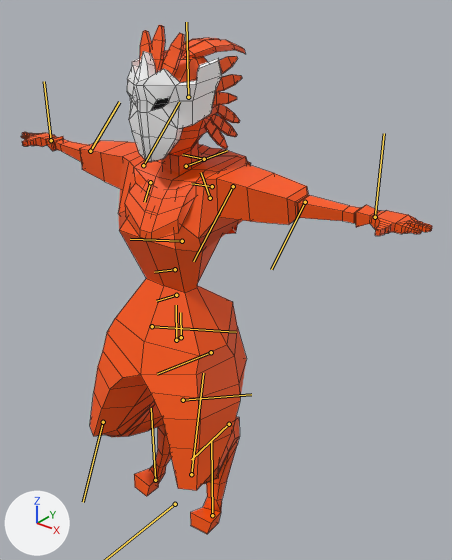
Before and after pictures for a commit that changed the FBX model Assets/Animations/Idle.fbx.
One viewpoint serves both versions: a 50 mm lens placed at (0.0366, -0.0379, 0.0526), pointed at (0.003, 0.0042, 0.0265). Lighting does not change. The marker at lower left points along +X, +Y and +Z. Both versions are drawn at frame 40 of the action 'Take 001'; the numbers are the values there. The bones that bend it are drawn over the model as lines. Mesh edges are drawn as thin lines.

The first picture shows 'Cape_ponsho2'.
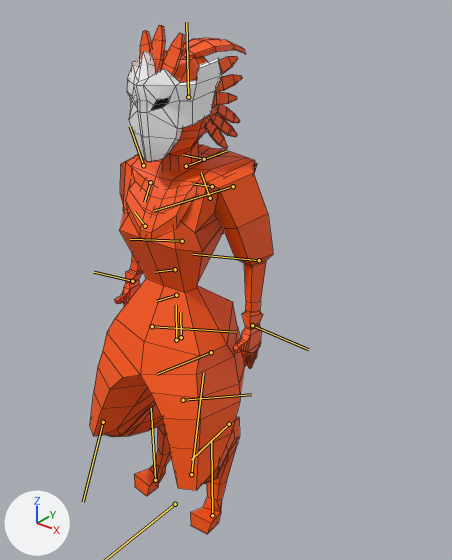
Boxes [x1, y1, x2, y2] around the edits, measured in the pictures (452 x 560 px):
'Cape_ponsho2', posed (55% narrower)
    before: [21, 25, 432, 534]
    after: [90, 25, 273, 534]
bone 'L_UpperArm_JNT', root to tip
    before: (233, 186) to (193, 261)
    after: (233, 186) to (153, 211)
bone 'L_Elbow_JNT', root to tip
    before: (305, 202) to (271, 269)
    after: (259, 260) to (192, 254)
bone 'L_Hand_JNT', root to tip
    before: (375, 217) to (384, 133)
    after: (252, 325) to (308, 349)
bone 'R_UpperArm_JNT', root to tip
    before: (143, 165) to (179, 102)
    after: (143, 165) to (130, 126)
bone 'R_Elbow_JNT', root to tip
    before: (90, 151) to (119, 102)
    after: (145, 226) to (134, 212)
bone 'R_Hand_JNT', root to tip
    before: (51, 140) to (44, 81)
    after: (132, 281) to (94, 272)

The change, as a diff of the scene's bpy script:
```diff
--- a/Assets/Animations/Idle.fbx.py
+++ b/Assets/Animations/Idle.fbx.py
@@ bone_l_upperarm_jnt @@
 bone_l_upperarm_jnt = bpy.data.objects['Armature'].pose.bones['L_UpperArm_JNT']  # child of 'L_Clavicle_JNT'
-bone_l_upperarm_jnt.rotation_quaternion = (0.998, 0.056, 0.033, -0.001)  # degrees (6, 4, 0)
+bone_l_upperarm_jnt.rotation_quaternion = (0.77, 0.184, -0.468, 0.393)  # degrees (-10, -60, 60)
@@ bone_l_elbow_jnt @@
 bone_l_elbow_jnt = bpy.data.objects['Armature'].pose.bones['L_Elbow_JNT']  # child of 'L_UpperArm_JNT'
-bone_l_elbow_jnt.rotation_quaternion = (1.0, 0.0, -0.019, -0.025)  # degrees (0, -2, -3)
+bone_l_elbow_jnt.rotation_quaternion = (0.975, -0.024, 0.137, 0.174)  # degrees (0, 16, 20)
@@ bone_l_hand_jnt @@
 bone_l_hand_jnt = bpy.data.objects['Armature'].pose.bones['L_Hand_JNT']  # child of 'L_Elbow_JNT'
-bone_l_hand_jnt.rotation_quaternion = (0.998, -0.055, -0.013, -0.029)  # degrees (-6, -2, -3)
+bone_l_hand_jnt.rotation_quaternion = (0.98, -0.147, 0.096, -0.097)  # degrees (-18, 9, -13)
@@ bone_r_upperarm_jnt @@
 bone_r_upperarm_jnt = bpy.data.objects['Armature'].pose.bones['R_UpperArm_JNT']  # child of 'R_Clavicle_JNT'
-bone_r_upperarm_jnt.rotation_quaternion = (0.998, 0.056, 0.033, -0.001)  # degrees (6, 4, 0)
+bone_r_upperarm_jnt.rotation_quaternion = (0.772, 0.174, -0.46, 0.402)  # degrees (-11, -58, 61)
@@ bone_r_elbow_jnt @@
 bone_r_elbow_jnt = bpy.data.objects['Armature'].pose.bones['R_Elbow_JNT']  # child of 'R_UpperArm_JNT'
-bone_r_elbow_jnt.rotation_quaternion = (1.0, 0.0, -0.019, -0.025)  # degrees (0, -2, -3)
+bone_r_elbow_jnt.rotation_quaternion = (0.976, -0.024, 0.135, 0.171)  # degrees (0, 16, 20)
@@ bone_r_hand_jnt @@
 bone_r_hand_jnt = bpy.data.objects['Armature'].pose.bones['R_Hand_JNT']  # child of 'R_Elbow_JNT'
-bone_r_hand_jnt.rotation_quaternion = (0.998, -0.055, 0.013, 0.029)  # degrees (-6, 2, 3)
+bone_r_hand_jnt.rotation_quaternion = (0.977, -0.15, -0.069, 0.134)  # degrees (-18, -5, 16)
```
